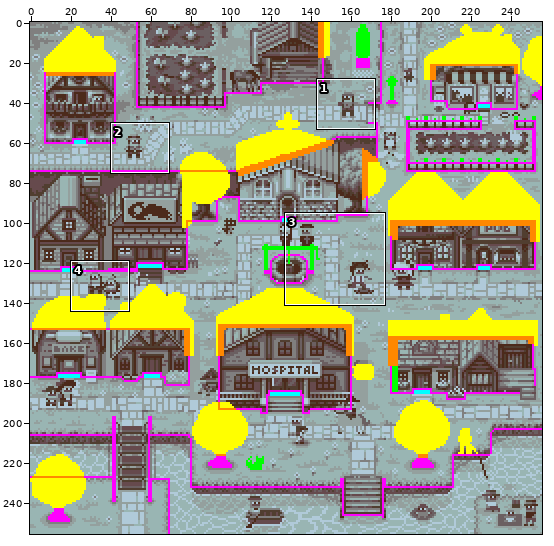
A pixel-art file gets an edit: assets/day-939-map-working.ase. The first picture is a wide view before the edit; the outline marks the close-up.
Close-up. The starting point:
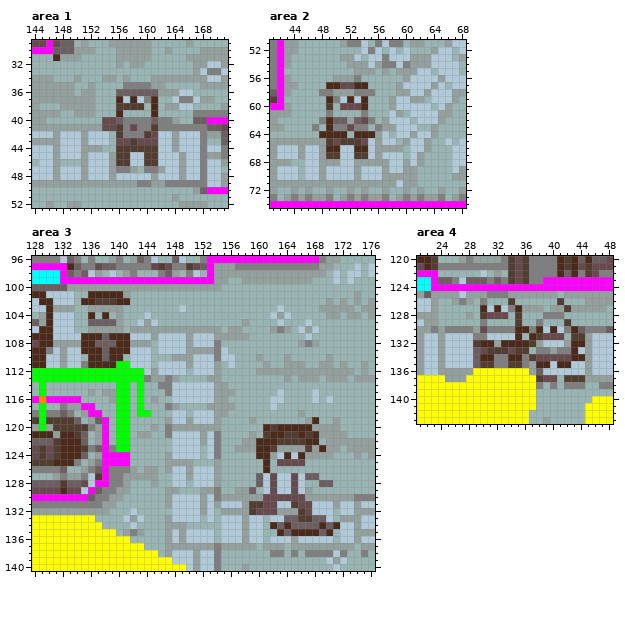
256x256 pixels, 1 frame. Shown: area 1: x 144..171, y 29..52; area 2: x 41..68, y 51..74; area 3: x 128..176, y 96..140; area 4: x 21..48, y 120..143. The commit also changed other parts of the picture, which this record leaves out.
After the commit:
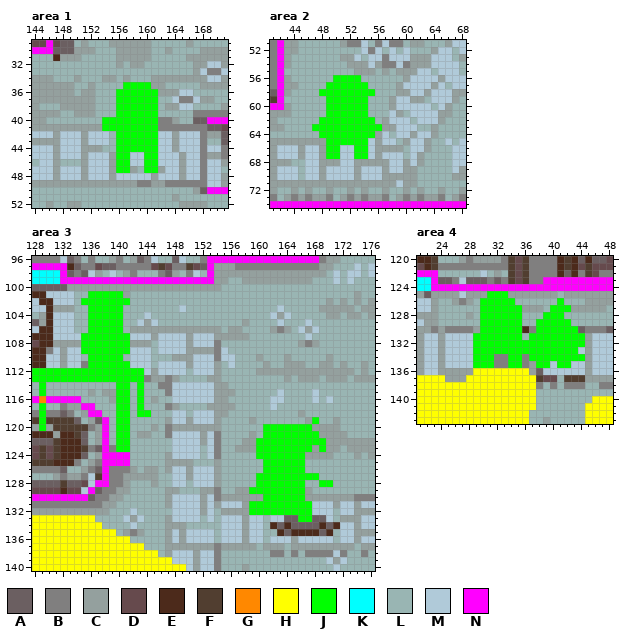
Palette (. is transparent): A #6b5f61  B #807f7f  C #94a09e  D #664a4d  E #4c2a1b  F #513e30  G #ff8800  H #ffff00  J #00ff00  K #00ffff  L #99b5b3  M #b0cad9  N #ff00ff
Changes in this commit:
--- area 1, layer "Layer 1"
@@ x 152..163 @@
 34 LLCCLCLLLCCC
-35 CLLLLBBBBCCL
-36 CLLLAAAAAACC
-37 CLLLEMEMBELL
-38 CLLLFFFFLELC
-39 CLLLELLLLELL
-40 LLDDABBBBABB
-41 CCDDFBDBBFBB
-42 MMMLFBBBFDMM
-43 MMMLDDFDDDMM
-44 CCLLFFFFFFMM
-45 MMMCFFMMFFMM
-46 MMMCFFMMFFMM
-47 MMMCBBCLBBCM
+35 CLLLLJJJJCCL
+36 CLLLJJJJJJCC
+37 CLLLJJJJJJLL
+38 CLLLJJJJJJLC
+39 CLLLJJJJJJLL
+40 LLJJJJJJJJBB
+41 CCJJJJJJJJBB
+42 MMMLJJJJJJMM
+43 MMMLJJJJJJMM
+44 CCLLJJJJJJMM
+45 MMMCJJMMJJMM
+46 MMMCJJMMJJMM
+47 MMMCJJCLJJCM
 48 MMMCMMMMMCMM
--- area 2, layer "Layer 1"
@@ x 45..58 @@
 55 LLLLLLLLCCCLCL
-56 LLLLLCCCBLLLLL
-57 LLLLEEDDEELLLL
-58 LLLBBCCCBBBLLL
-59 LLLLEBMEMELLLC
-60 LLLLFLDDDELLLC
-61 LLLLBLLLLBLLLM
-62 LLLBEAACADBLCM
-63 LLBLEBBDBBLBCC
-64 LLLEEEELEEECML
-65 CCCCFDFFFDMCMM
-66 CMMCEEMMEEMCCC
-67 CMMCFFMMFFMCMM
+56 LLLLLJJJJLLLLL
+57 LLLLJJJJJJLLLL
+58 LLLJJJJJJJJLLL
+59 LLLLJJJJJJLLLC
+60 LLLLJJJJJJLLLC
+61 LLLLJJJJJJLLLM
+62 LLLJJJJJJJJLCM
+63 LLJJJJJJJJJJCC
+64 LLLJJJJJJJJCML
+65 CCCCJJJJJJMCMM
+66 CMMCJJMMJJMCCC
+67 CMMCJJMMJJMCMM
 68 LMMCCCMMCCCCCM
--- area 3, layer "Layer 1"
@@ x 133..143 @@
 100 CCCCCCCCCCC
-101 MLLEEEEECLL
-102 MLEEFFFEELL
-103 CLLCCCCCLLL
-104 MLLELELCLLL
-105 MLLAAAACLLM
-106 MLLCCCCCLCC
-107 MMEEEAEEEMM
-108 CCEEAAAEECC
-109 MMEEEAEEEMM
-110 MMLEEAEELMM
-111 MMBEEEEJJMM
+101 MLLJJJJJCLL
+102 MLJJJJJJJLL
+103 CLLJJJJJLLL
+104 MLLJJJJJLLL
+105 MLLJJJJJLLM
+106 MLLJJJJJLCC
+107 MMJJJJJJJMM
+108 CCJJJJJJJCC
+109 MMJJJJJJJMM
+110 MMLJJJJJLMM
+111 MMBJJJJJJMM
 112 JJJJJJJJJJJ
@@ x 157..172 @@
 118 LLLLLLLLLCLLLLLL
-119 LLCLLLLLLLCELLCL
-120 LLLLEFEEEEECCCCL
-121 LLCLFEEFFEFECCCC
-122 LCCEEEFFFFEELCCC
-123 CCCEEFCCCCFCECCL
-124 LLLEECMEMECCCCLL
-125 LLLLELDDDDLLLLLL
-126 LLLLELLLLLLLLLLL
-127 LLLAMDMMDMAALLLL
-128 LLLAMDMMDMLLAALL
-129 CCALMDMMDMCLLLLL
-130 CCCCDDDDDDCCCCCC
-131 MCFFDDMMFDDMMMCM
-132 CCFDDDCCCFDMMMLM
-133 MCMMLMMAAFFAAMLC
+119 LLCLLLLLLLCJLLCL
+120 LLLLJJJJJJJCCCCL
+121 LLCLJJJJJJJJCCCC
+122 LCCJJJJJJJJJJCCC
+123 CCCJJJJJJJJCJCCL
+124 LLLJJJJJJJCCCCLL
+125 LLLLJJJJJJLLLLLL
+126 LLLLJJJJJJLLLLLL
+127 LLLJJJJJJJJJLLLL
+128 LLLJJJJJJJLLJJLL
+129 CCJJJJJJJJCLLLLL
+130 CCCCJJJJJJCCCCCC
+131 MCJJJJJJJJJMMMCM
+132 CCJJJJJJJJJMMMLM
+133 MCMMLMMAAJJAAMLC
 134 MCMMLEAEAAAAEAEM
--- area 4, layer "Layer 1"
@@ x 21..48 @@
 124 KKNNNNNNNNNNNNNNNNNNNNNNNNNN
-125 CACCCCMCCCBBBCCCCCCCLCCCCCCC
-126 MMCLLCBCLBLLLFLLLLLLFLLLCCCC
-127 MMCLLLLLLEMEMBECCCLCCFCCCCCL
-128 CCCLLLLCLFDDDLFLLLBBBLLLLLLL
-129 MCCLLLLLLBLLLLFLLBLLLFLLLLLL
-130 CCBCBBBBCDBBBBEEBEMEMBEABBBA
-131 CMMCMMMMBBMMMMELEFDDDLFFCMMM
-132 CMMCMMMMFEECEEEEFCMMMCEECMMM
-133 CMMCMMMMADFFFDFFLBBCBBEMCMMM
-134 CMMCMMMMAEEBBEEBFDDDDDEECMMM
-135 CMMCMMMMAFFBBFFBCEEMEEMMCMMM
+125 CACCCCMCCCJJJCCCCCCCLCCCCCCC
+126 MMCLLCBCLJJJJJLLLLLLJLLLCCCC
+127 MMCLLLLLLJJJJJJCCCLJJJCCCCCL
+128 CCCLLLLCLJJJJJJLLLJJJLLLLLLL
+129 MCCLLLLLLJJJJJJLLJJJJJLLLLLL
+130 CCBCBBBBCJJJJJJEBJJJJJJABBBA
+131 CMMCMMMMJJJJJJJLJJJJJJJJCMMM
+132 CMMCMMMMJJJJJJJJJJJJJJJJCMMM
+133 CMMCMMMMJJJJJJJJJJJJJJJMCMMM
+134 CMMCMMMMJJJBBJJBJJJJJJJJCMMM
+135 CMMCMMMMJJJBBJJBCJJMJJMMCMMM
 136 CMMCCCCCHHHHHHHHCAMMMMMMCMMM
